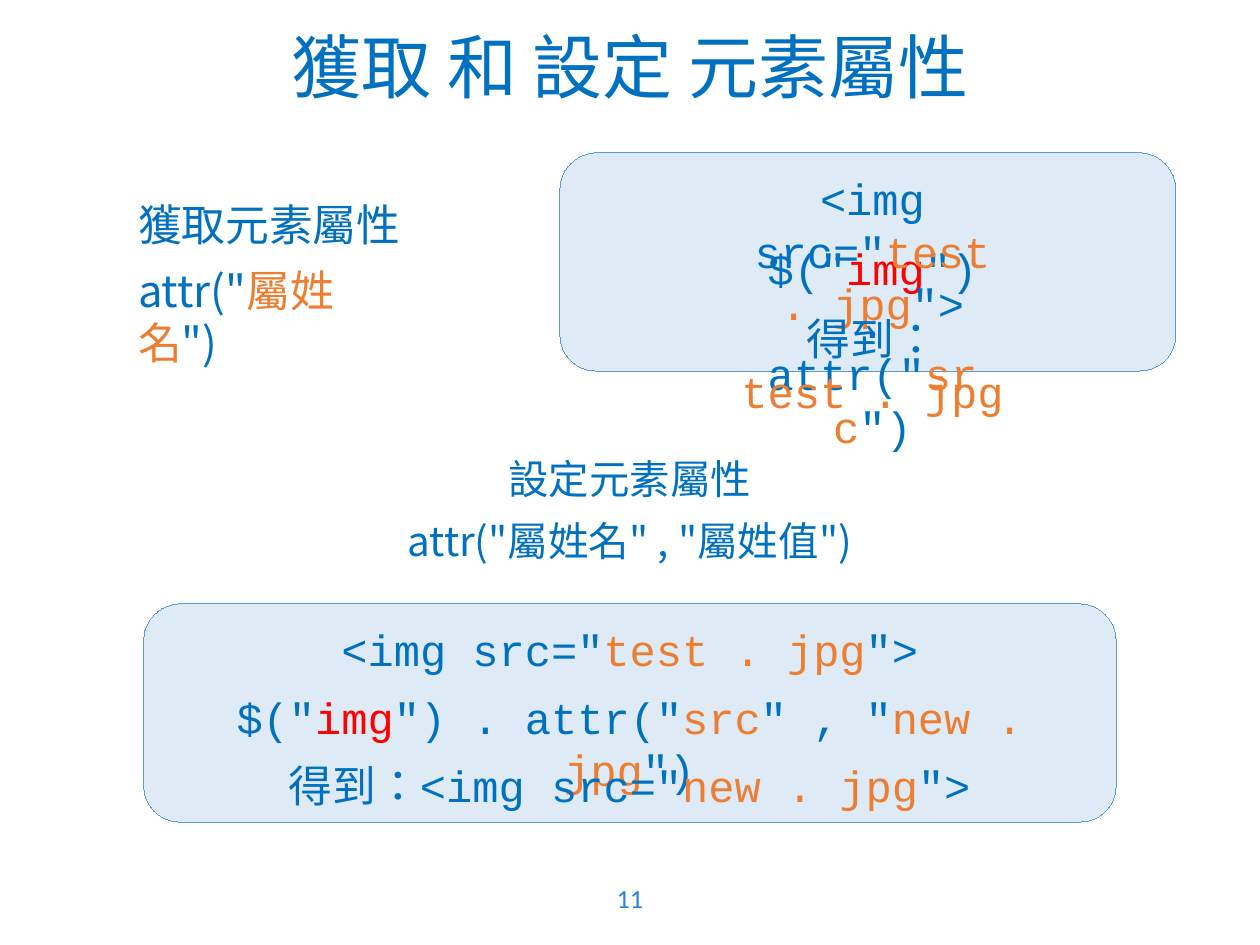
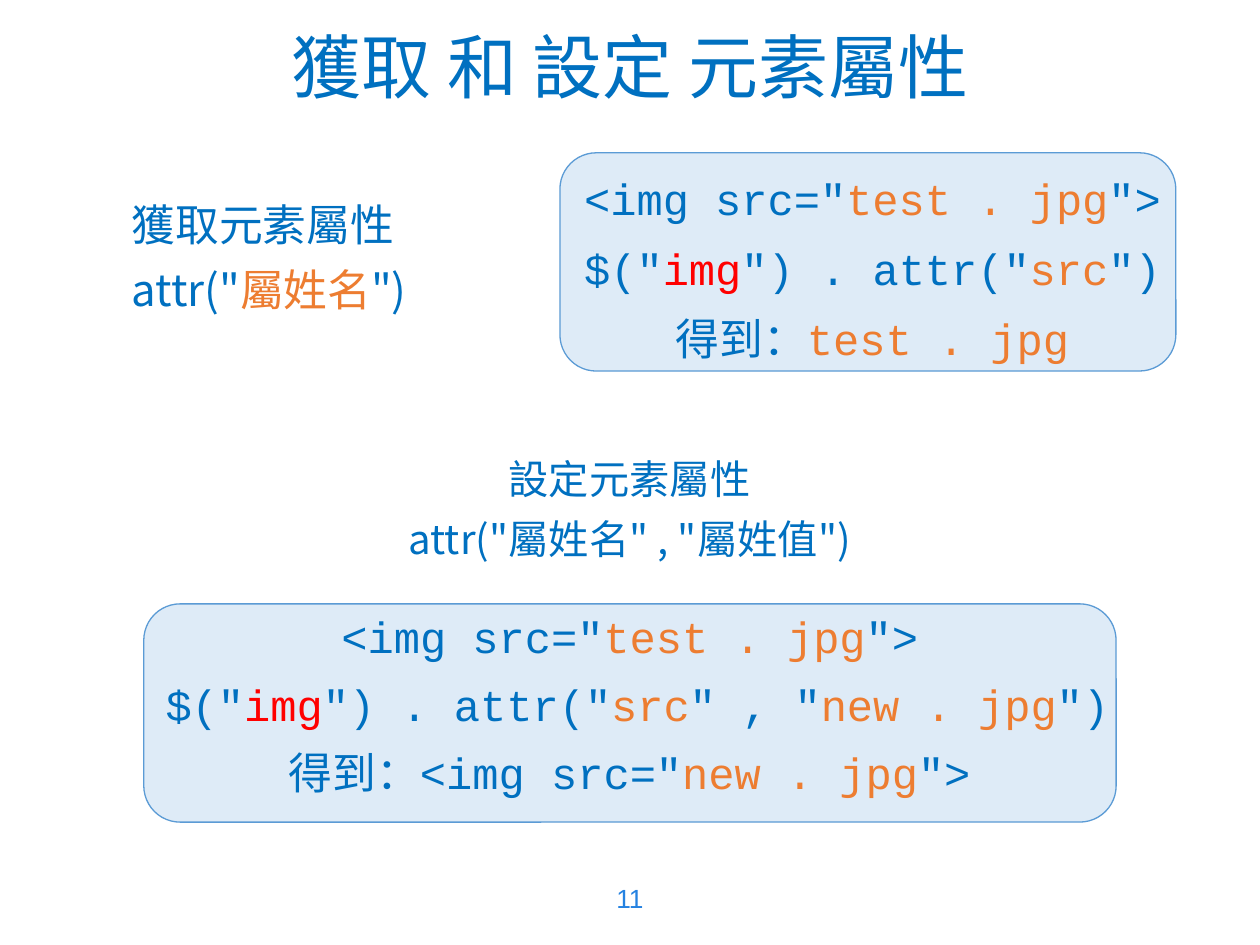
Before and after one commit to WaRTanKE7/WebClubData, a slide deck: slide 11 of 教學簡報/JavaScript - 4.pptx. Drawn at 1260x945 pixels with LibreOffice and Linux fonts; fonts in the diff are those of the drawing; background and template pictures are left out. Boxes give left, top, right and bottom in pixels: in the first picture for what was removed or moved away, otherwise in the second. Text is boxed around its words. In the diff, an @@ line names an element or a change of style, - is before the commit and + after.

Commit message:
ppt update

```diff
--- a/教學簡報/JavaScript - 4.pptx
+++ b/教學簡報/JavaScript - 4.pptx
@@ rounded rectangle at bbox=[559, 152, 1176, 370]: proportions changed @@
@@ text "<img src="test . jpg">" rewrapped from bbox=[755, 184, 991, 333] to bbox=[584, 184, 1161, 224] @@
@@ text "獲取元素屬性" rewrapped from bbox=[138, 204, 400, 368] to bbox=[132, 204, 407, 315] @@
@@ text "$("img") . attr("src")" rewrapped from bbox=[768, 254, 978, 403] to bbox=[584, 254, 1161, 294] @@
@@ text "得到：test . jpg" rewrapped from bbox=[741, 311, 1004, 421] to bbox=[676, 318, 1069, 364] @@
@@ text "設定元素屬性" at bbox=[409, 460, 851, 562]: size 23.1 to 23 pt @@
@@ rounded rectangle at bbox=[144, 604, 1116, 822]: proportions changed @@
@@ free "<img src="test . jpg">": place and size @@
-free "<img src="test . jpg">" at bbox=[341, 635, 918, 675]
+free "<img src="test . jpg">" at bbox=[329, 616, 930, 616]
@@ free "$("img") . attr("src" , "new ...": place and size @@
-free "$("img") . attr("src" , "new ..." at bbox=[237, 703, 971, 799]
+free "$("img") . attr("src" , "new ..." at bbox=[146, 684, 1130, 684]
@@ free "得到：<img src="new . jpg">": place and size @@
-free "得到：<img src="new . jpg">" at bbox=[289, 765, 970, 811]
+free "得到：<img src="new . jpg">" at bbox=[281, 752, 979, 752]
@@ page number added at bbox=[616, 890, 643, 908], 15 pt, text #2582E1 @@
+11
@@ page number removed at bbox=[617, 891, 644, 908] @@
-11
```
Also in this commit, not shown: 12 other slides changed.
